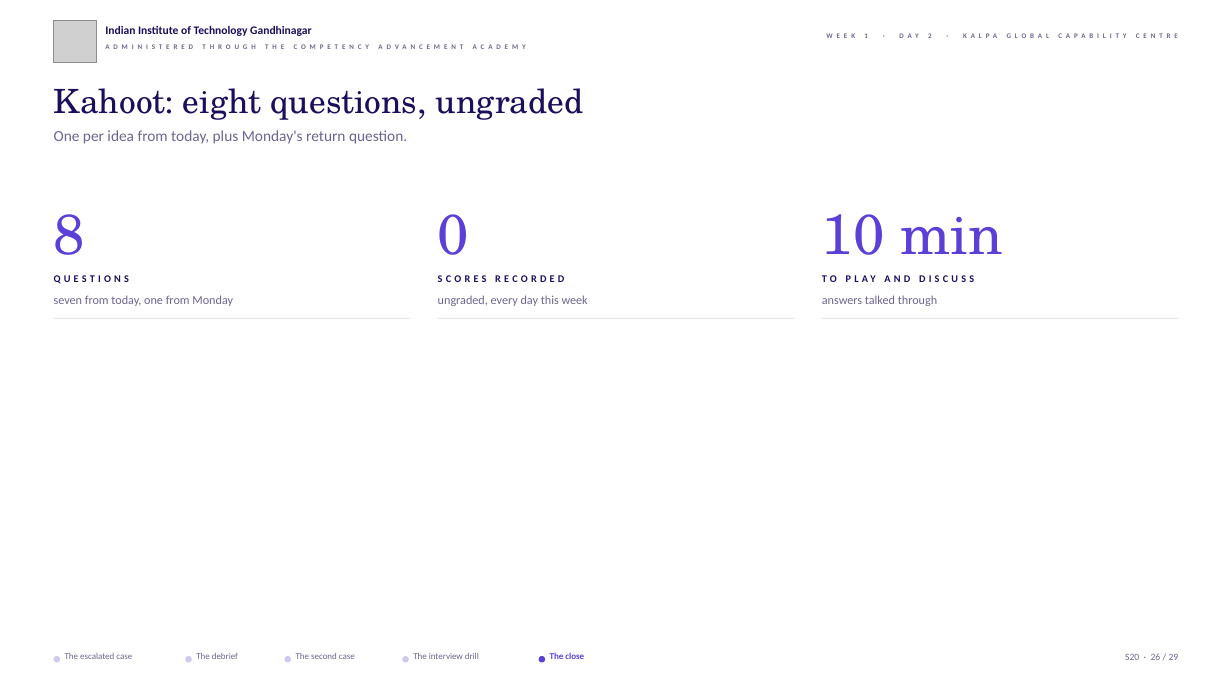
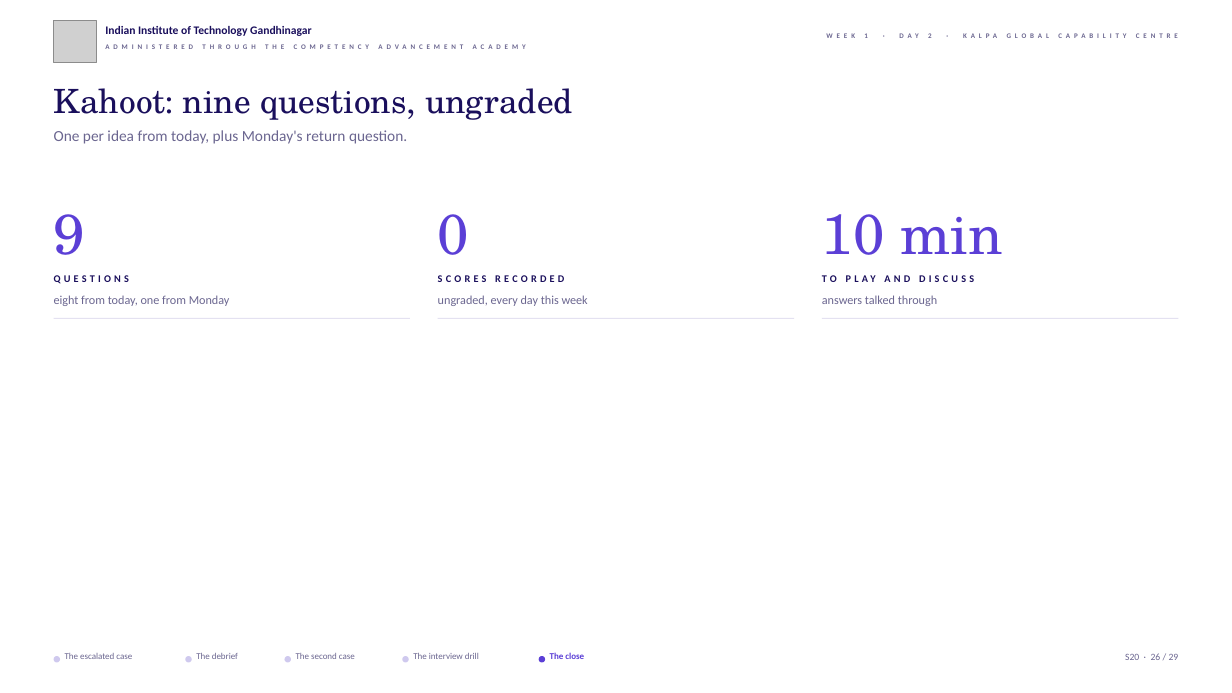
Before and after one commit to fde-academy-lab/c2-content-factory, a slide deck: slide 26 of content/W01/D2/slides/C2_W01_D02_half2_STUDENT.pptx. Drawn at 1232x693 pixels with LibreOffice and Linux fonts; fonts in the diff are those of the drawing; grey boxes stand for pictures; background and template pictures are left out. Boxes give left, top, right and bottom in pixels: in the first picture for what was removed or moved away, otherwise in the second. Text is boxed around its words. In the diff, an @@ line names an element or a change of style, - is before the commit and + after.

```diff
--- a/content/W01/D2/slides/C2_W01_D02_half2_STUDENT.pptx
+++ b/content/W01/D2/slides/C2_W01_D02_half2_STUDENT.pptx
@@ text at (54,88,573,120): text changed @@
-Kahoot: eight questions, ungraded
+Kahoot: nine questions, ungraded
@@ text at (54,214,85,255): text changed @@
-8
+9
@@ text at (54,295,230,306): text changed @@
-seven from today, one from Monday
+eight from today, one from Monday
```
Also in this commit, not shown: 14 other files.
